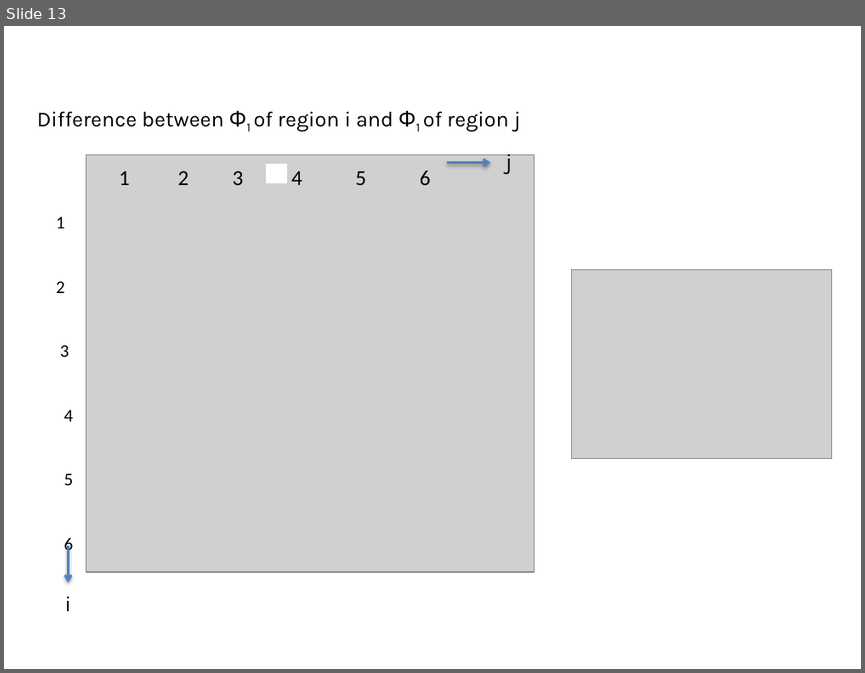
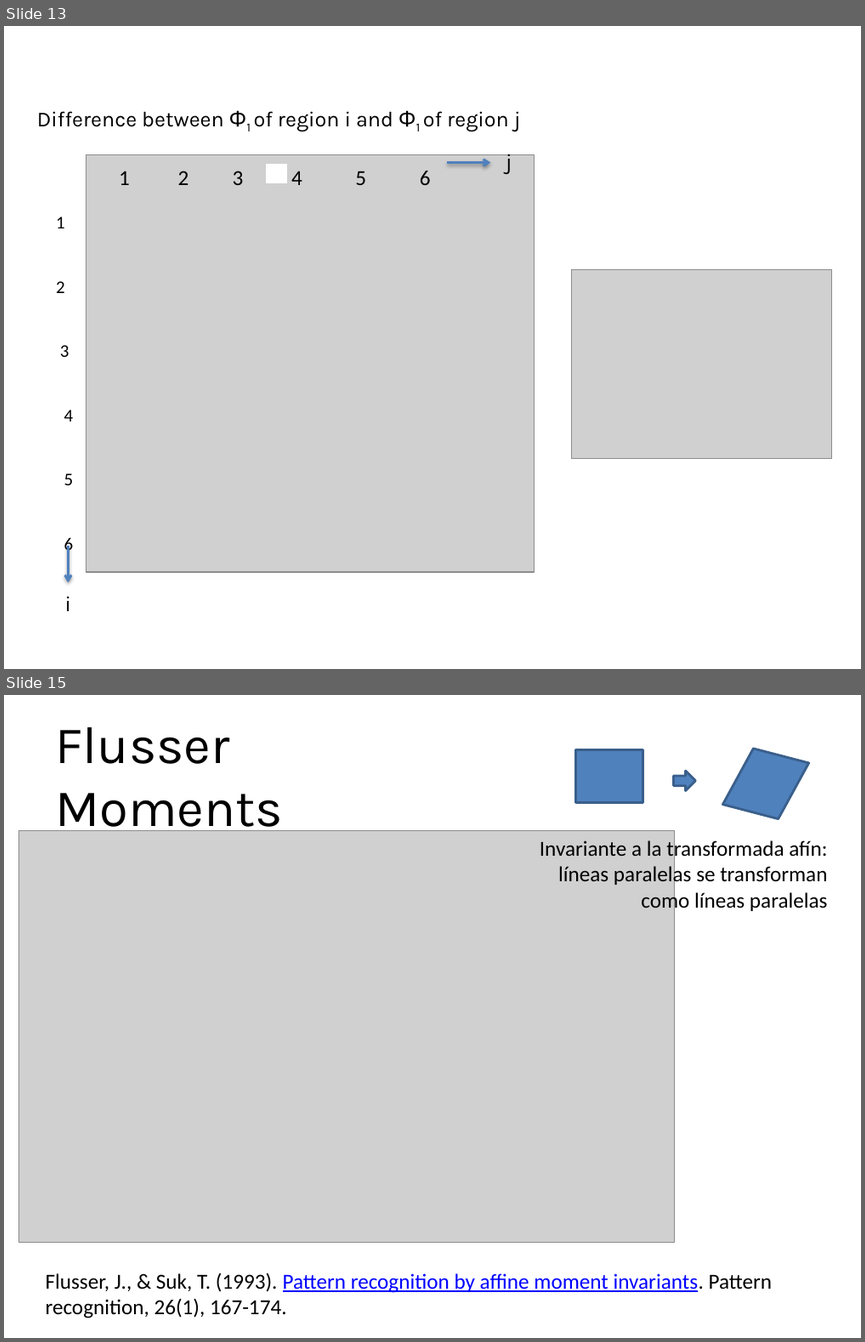
Before and after one commit to domingomery/patrones, a slide deck: clases/Cap02_Extraccion_de_Caracteristicas/presentations/PAT02_GeometricFeatures.pptx. Shown one above the other, each under a label of ours: slide 13 before the commit, slides 13 and 15 after it; the slides between them are not shown. The pictures are 865x673 and 865x1342 pixels, drawn with LibreOffice and Linux fonts; fonts in the diff are those of the drawing; grey boxes stand for pictures. Boxes give left, top, right and bottom in pixels: in the first picture for what was removed or moved away, otherwise in the second. Text is boxed around its words. In the diff, an @@ line names an element or a change of style, - is before the commit and + after.

```diff
--- a/clases/Cap02_Extraccion_de_Caracteristicas/presentations/PAT02_GeometricFeatures.pptx
+++ b/clases/Cap02_Extraccion_de_Caracteristicas/presentations/PAT02_GeometricFeatures.pptx
@@ slide 15 added at (4, 695, 861, 1338), background #FFFFFF @@
@@ title added at (55, 727, 283, 839), 44 pt, text #000000 @@
+Flusser Moments
@@ parallelogram added at (723, 744, 809, 823), fill #4F81BD, outline #3A5F8C 2 pt @@
@@ rectangle added at (575, 750, 642, 803), fill #4F81BD, outline #3A5F8C 2 pt @@
@@ right arrow added at (673, 771, 695, 790), fill #4F81BD, outline #3A5F8C 2 pt @@
@@ picture added at (18, 831, 674, 1242) @@
@@ text added at (540, 839, 828, 913), 18 pt, text #000000 @@
+Invariante a la transformada afín: líneas paralelas se transforman como líneas paralelas
@@ text added at (46, 1273, 772, 1318), 18 pt, text #000000 @@
+Flusser, J., & Suk, T. (1993). Pattern recognition by affine moment invariants. Pattern recognition, 26(1), 167-174.
```
Also in this commit, not shown: 3 slides changed.
